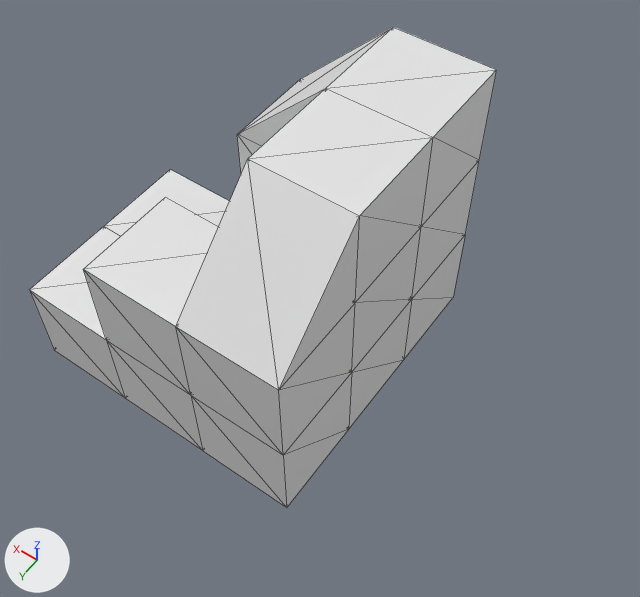
What one commit did to the glTF model models/vista3.glb.
Camera for both pictures: a 50 mm lens placed at (-5.55, 8.33, 15.11), pointed at (0.2, 0.27, 2.46). Every picture has the same lights, and +X, +Y and +Z are marked at lower left. Mesh edges are drawn as thin lines. Objects named as collision shapes, trigger or cutter boxes, shadow casters or lower levels of detail are left out. Vertices at the same position are counted once.
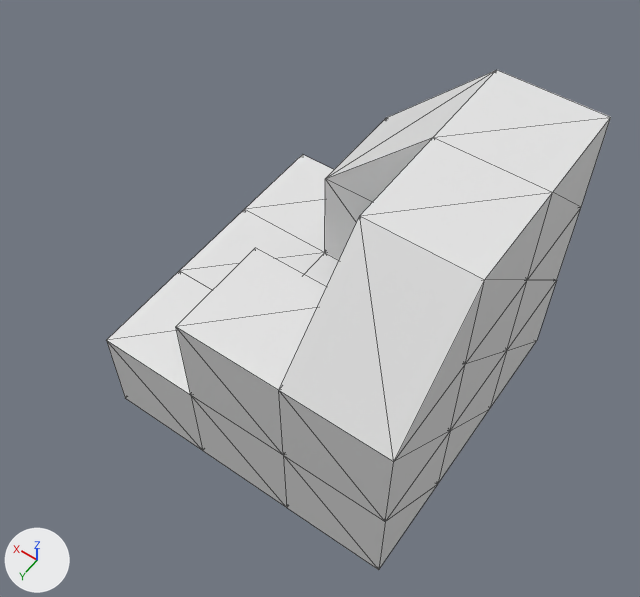
What differs and where, as boxes (x1, y1, x2, y2) in the pictures (640 x 597 px):
'Cube', reshaped, moved (8% wider)
    before: (29, 27, 497, 508)
    after: (106, 70, 611, 570)
part 1 of me_cube_003, added
    after: (245, 154, 333, 252)

What the commit changed:
me_cube_003 is used by ob_cube; location (2.0, 0.0, 1.0).
me_cube_003 had 48 vertices, 196 faces and spanned x -3.0..3.0, y -3.0..3.0, z -1.0..5.0.
me_cube_003 now has 50 vertices, 208 faces and spans x -3.0..3.0, y -3.0..3.0, z -1.0..5.0.
Part 1, on me_cube_003:
2 vertices are added at (3.0, -3.0, 1.0), (3.0, -3.0, -1.0).
12 new faces join them.
Object 'Cube' (ob_cube) moves from (2.0, 0.0, 1.0) to (0.0, 0.0, 1.0).
